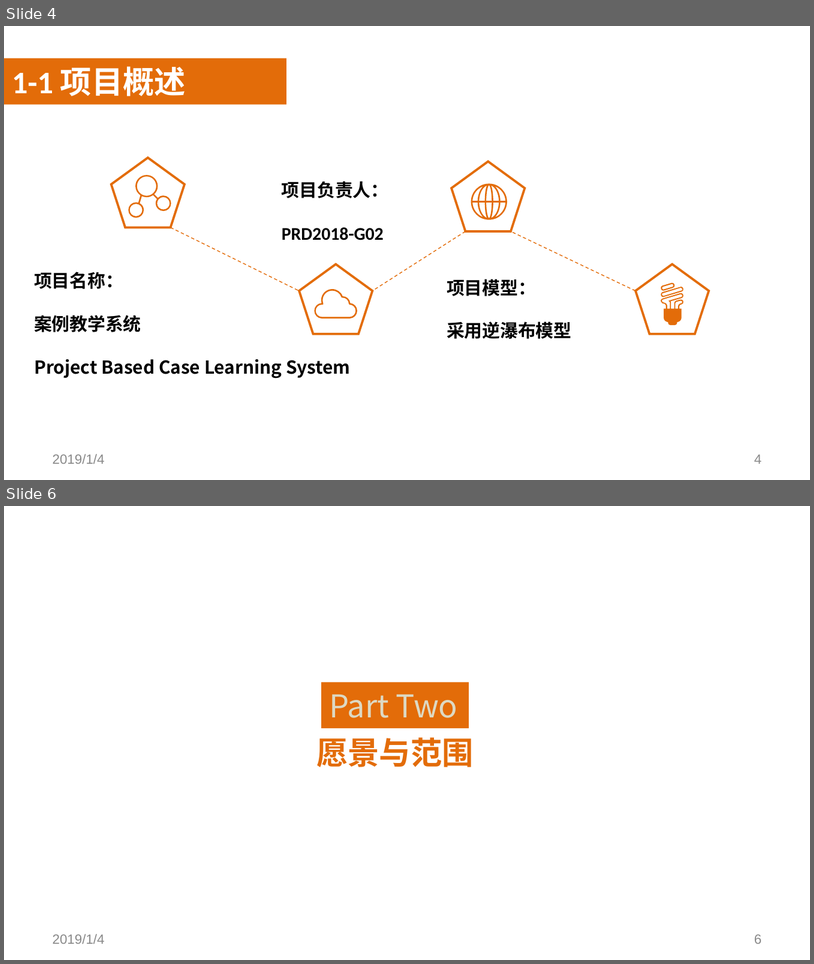
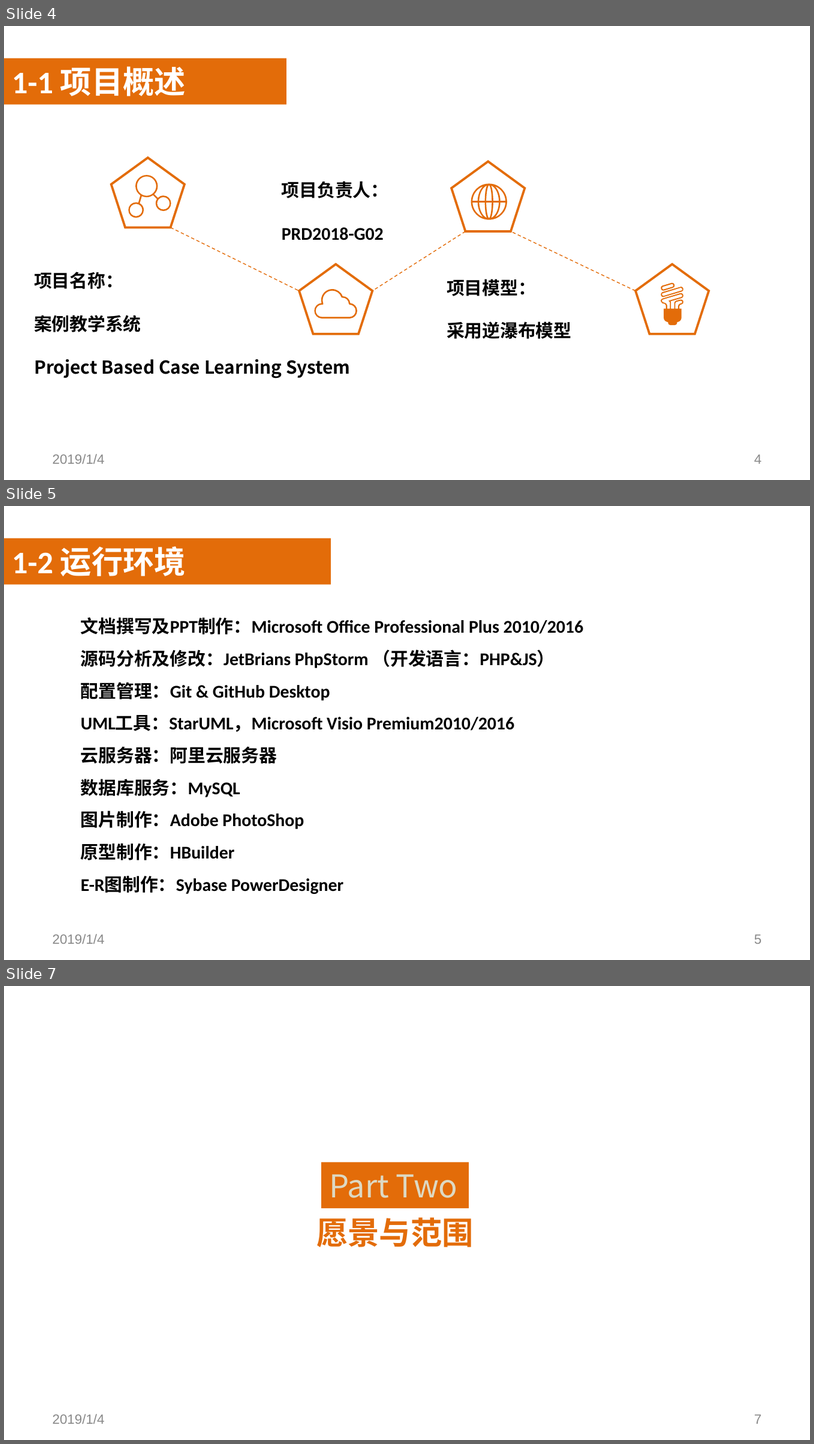
Before and after one commit to SoftwareRequirtmentsG02/Document, a slide deck: 案例教学系统/受控文档/分析设计/PPT/PRD2018-G02-SRS评审PPT.pptx. Shown one above the other, each under a label of ours: slides 4 and 6 before the commit, slides 4, 5 and 7 after it; the slides between them are not shown. The pictures are 814x964 and 814x1444 pixels, drawn with LibreOffice and Linux fonts; fonts in the diff are those of the drawing; background and template pictures are left out. Boxes give left, top, right and bottom in pixels: in the first picture for what was removed or moved away, otherwise in the second. Text is boxed around its words. In the diff, an @@ line names an element or a change of style, - is before the commit and + after.

```diff
--- a/案例教学系统/受控文档/分析设计/PPT/PRD2018-G02-SRS评审PPT.pptx
+++ b/案例教学系统/受控文档/分析设计/PPT/PRD2018-G02-SRS评审PPT.pptx
@@ slide 5 added at (x1=4, y1=506, x2=810, y2=960), background picture (left out) @@
@@ rectangle added at (x1=4, y1=538, x2=332, y2=584), fill #E36C09 @@
@@ text added at (x1=12, y1=546, x2=186, y2=576), 28 pt, text #FFFFFF, bold @@
+1-2 运行环境
@@ rectangle added at (x1=4, y1=562, x2=810, y2=924), fill #FFFFFF at 50% opacity @@
@@ text added at (x1=81, y1=617, x2=584, y2=894), 16 pt, text #000000, bold @@
+  文档撰写及PPT制作：Microsoft Office Professional Plus 2010/2016
+  源码分析及修改：JetBrians PhpStorm （开发语言：PHP&JS）
+  配置管理：Git & GitHub Desktop
+  UML工具：StarUML，Microsoft Visio Premium2010/2016
+  云服务器：阿里云服务器
+  数据库服务：MySQL
+  图片制作：Adobe PhotoShop
+  原型制作：HBuilder
+  E-R图制作：Sybase PowerDesigner
@@ text added at (x1=53, y1=934, x2=105, y2=943), 12 pt, text #898989 @@
+2019/1/4
@@ page number added at (x1=755, y1=934, x2=762, y2=943), 12 pt, text #898989 @@
+5
@@ what was slide 6 is now slide 7 @@
@@ page number at (x1=755, y1=1414, x2=762, y2=1423): text changed @@
-6
+7
```
Also in this commit, not shown: 6 slides changed, 2 other slides added.
